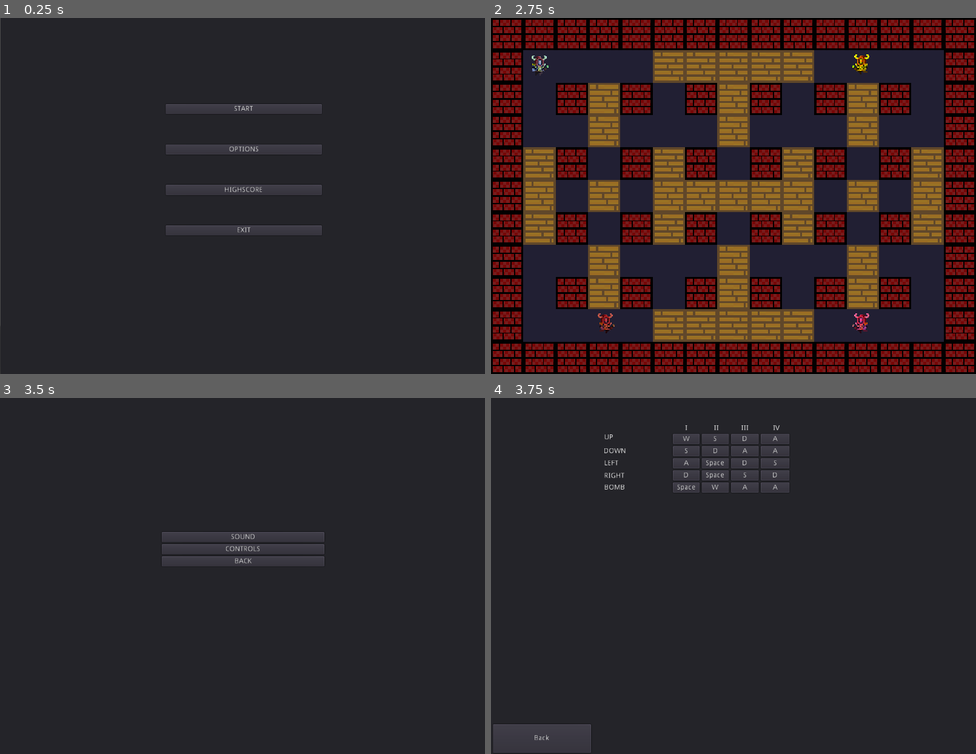
Above: before the commit, frames 1-4 (two rows, left to right).
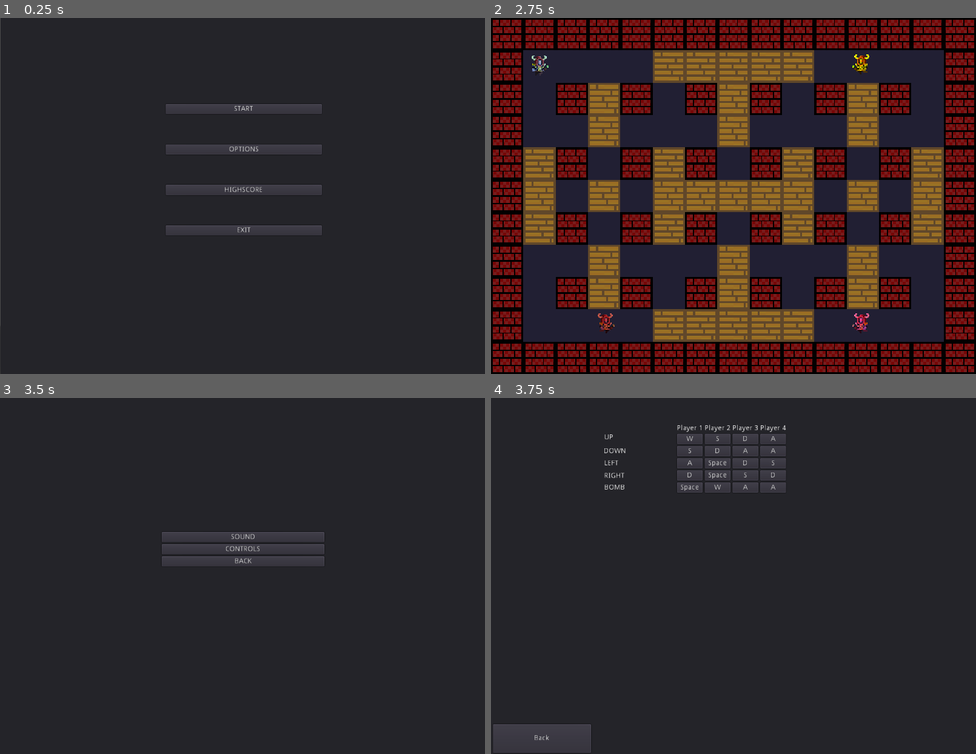
Above: after the commit, the same moments.

Repository: DominikWolek/bomber-game
Game: Godot game, scene res://GUI/Main Scene/MainMenuScene.tscn
Two runs of this game, one before a commit and one after it. Both use one fixed random seed, a clock stepped at 60 frames per second and the inputs below.
Inputs:
- Up to frame 1 (0.25 s): no input
- Up to frame 2 (2.75 s): click "START" at 0.5 s; click "Next" at 1.25 s; click "Next" at 2 s
- Up to frame 3 (3.5 s): click "Back" at 2.75 s
- Up to frame 4 (3.75 s): click "CONTROLS" at 3.5 s

Frames 1-3 are identical in both runs. In frame 4, 0.8% of the frame differs, in the area x 37-62%, y 7-27%.

Commit message:
Revert "Changed PlayerX to roman numbers"
This reverts commit 1e16aebc3e6686a4b01a21d886fbf9487d306d79.

Diff:
--- a/Bomberman/GUI/Options/Control Options/ControlsSettings.tscn
+++ b/Bomberman/GUI/Options/Control Options/ControlsSettings.tscn
@@ -146,19 +146,20 @@
 script = SubResource( 1 )
 
 [node name="P1Container" type="VBoxContainer" parent="Panel/HBoxContainer"]
-margin_left = 365.0
-margin_right = 418.0
+editor/display_folded = true
+margin_left = 373.0
+margin_right = 424.0
 margin_bottom = 559.0
 script = SubResource( 2 )
 
 [node name="Label" type="Label" parent="Panel/HBoxContainer/P1Container"]
-margin_right = 53.0
+margin_right = 51.0
 margin_bottom = 14.0
-text = "      I      "
+text = "Player 1"
 
 [node name="UP" type="Button" parent="Panel/HBoxContainer/P1Container"]
 margin_top = 18.0
-margin_right = 53.0
+margin_right = 51.0
 margin_bottom = 38.0
 focus_mode = 0
 enabled_focus_mode = 0
@@ -166,7 +167,7 @@
 
 [node name="DOWN" type="Button" parent="Panel/HBoxContainer/P1Container"]
 margin_top = 42.0
-margin_right = 53.0
+margin_right = 51.0
 margin_bottom = 62.0
 focus_mode = 0
 enabled_focus_mode = 0
@@ -174,7 +175,7 @@
 
 [node name="LEFT" type="Button" parent="Panel/HBoxContainer/P1Container"]
 margin_top = 66.0
-margin_right = 53.0
+margin_right = 51.0
 margin_bottom = 86.0
 focus_mode = 0
 enabled_focus_mode = 0
@@ -182,7 +183,7 @@
 
 [node name="RIGHT" type="Button" parent="Panel/HBoxContainer/P1Container"]
 margin_top = 90.0
-margin_right = 53.0
+margin_right = 51.0
 margin_bottom = 110.0
 focus_mode = 0
 enabled_focus_mode = 0
@@ -190,26 +191,27 @@
 
 [node name="BOMB" type="Button" parent="Panel/HBoxContainer/P1Container"]
 margin_top = 114.0
-margin_right = 53.0
+margin_right = 51.0
 margin_bottom = 134.0
 focus_mode = 0
 enabled_focus_mode = 0
 script = ExtResource( 5 )
 
 [node name="P2Container" type="VBoxContainer" parent="Panel/HBoxContainer"]
-margin_left = 422.0
-margin_right = 476.0
+editor/display_folded = true
+margin_left = 428.0
+margin_right = 479.0
 margin_bottom = 559.0
 script = SubResource( 3 )
 
 [node name="Label" type="Label" parent="Panel/HBoxContainer/P2Container"]
-margin_right = 54.0
+margin_right = 51.0
 margin_bottom = 14.0
-text = "      II     "
+text = "Player 2"
 
 [node name="UP" type="Button" parent="Panel/HBoxContainer/P2Container"]
 margin_top = 18.0
-margin_right = 54.0
+margin_right = 51.0
 margin_bottom = 38.0
 focus_mode = 0
 enabled_focus_mode = 0
@@ -217,7 +219,7 @@
 
 [node name="DOWN" type="Button" parent="Panel/HBoxContainer/P2Container"]
 margin_top = 42.0
-margin_right = 54.0
+margin_right = 51.0
 margin_bottom = 62.0
 focus_mode = 0
 enabled_focus_mode = 0
@@ -225,7 +227,7 @@
 
 [node name="LEFT" type="Button" parent="Panel/HBoxContainer/P2Container"]
 margin_top = 66.0
-margin_right = 54.0
+margin_right = 51.0
 margin_bottom = 86.0
 focus_mode = 0
 enabled_focus_mode = 0
@@ -233,7 +235,7 @@
 
 [node name="RIGHT" type="Button" parent="Panel/HBoxContainer/P2Container"]
 margin_top = 90.0
-margin_right = 54.0
+margin_right = 51.0
 margin_bottom = 110.0
 focus_mode = 0
 enabled_focus_mode = 0
@@ -241,7 +243,7 @@
 
 [node name="BOMB" type="Button" parent="Panel/HBoxContainer/P2Container"]
 margin_top = 114.0
-margin_right = 54.0
+margin_right = 51.0
 margin_bottom = 134.0
 focus_mode = 0
 enabled_focus_mode = 0
@@ -249,19 +251,19 @@
 
 [node name="P3Container" type="VBoxContainer" parent="Panel/HBoxContainer"]
 editor/display_folded = true
-margin_left = 480.0
-margin_right = 535.0
+margin_left = 483.0
+margin_right = 534.0
 margin_bottom = 559.0
 script = SubResource( 4 )
 
 [node name="Label" type="Label" parent="Panel/HBoxContainer/P3Container"]
-margin_right = 55.0
+margin_right = 51.0
 margin_bottom = 14.0
-text = "     III     "
+text = "Player 3"
 
 [node name="UP" type="Button" parent="Panel/HBoxContainer/P3Container"]
 margin_top = 18.0
-margin_right = 55.0
+margin_right = 51.0
 margin_bottom = 38.0
 focus_mode = 0
 enabled_focus_mode = 0
@@ -269,7 +271,7 @@
 
 [node name="DOWN" type="Button" parent="Panel/HBoxContainer/P3Container"]
 margin_top = 42.0
-margin_right = 55.0
+margin_right = 51.0
 margin_bottom = 62.0
 focus_mode = 0
 enabled_focus_mode = 0
@@ -277,7 +279,7 @@
 
 [node name="LEFT" type="Button" parent="Panel/HBoxContainer/P3Container"]
 margin_top = 66.0
-margin_right = 55.0
+margin_right = 51.0
 margin_bottom = 86.0
 focus_mode = 0
 enabled_focus_mode = 0
@@ -285,7 +287,7 @@
 
 [node name="RIGHT" type="Button" parent="Panel/HBoxContainer/P3Container"]
 margin_top = 90.0
-margin_right = 55.0
+margin_right = 51.0
 margin_bottom = 110.0
 focus_mode = 0
 enabled_focus_mode = 0
@@ -293,26 +295,27 @@
 
 [node name="BOMB" type="Button" parent="Panel/HBoxContainer/P3Container"]
 margin_top = 114.0
-margin_right = 55.0
+margin_right = 51.0
 margin_bottom = 134.0
 focus_mode = 0
 enabled_focus_mode = 0
 script = ExtResource( 5 )
 
 [node name="P4Container" type="VBoxContainer" parent="Panel/HBoxContainer"]
-margin_left = 539.0
-margin_right = 596.0
+editor/display_folded = true
+margin_left = 538.0
+margin_right = 589.0
 margin_bottom = 559.0
 script = SubResource( 5 )
 
 [node name="Label" type="Label" parent="Panel/HBoxContainer/P4Container"]
-margin_right = 57.0
+margin_right = 51.0
 margin_bottom = 14.0
-text = "      IV     "
+text = "Player 4"
 
 [node name="UP" type="Button" parent="Panel/HBoxContainer/P4Container"]
 margin_top = 18.0
-margin_right = 57.0
+margin_right = 51.0
 margin_bottom = 38.0
 focus_mode = 0
 enabled_focus_mode = 0
@@ -320,7 +323,7 @@
 
 [node name="DOWN" type="Button" parent="Panel/HBoxContainer/P4Container"]
 margin_top = 42.0
-margin_right = 57.0
+margin_right = 51.0
 margin_bottom = 62.0
 focus_mode = 0
 enabled_focus_mode = 0
@@ -328,7 +331,7 @@
 
 [node name="LEFT" type="Button" parent="Panel/HBoxContainer/P4Container"]
 margin_top = 66.0
-margin_right = 57.0
+margin_right = 51.0
 margin_bottom = 86.0
 focus_mode = 0
 enabled_focus_mode = 0
@@ -336,7 +339,7 @@
 
 [node name="RIGHT" type="Button" parent="Panel/HBoxContainer/P4Container"]
 margin_top = 90.0
-margin_right = 57.0
+margin_right = 51.0
 margin_bottom = 110.0
 focus_mode = 0
 enabled_focus_mode = 0
@@ -344,7 +347,7 @@
 
 [node name="BOMB" type="Button" parent="Panel/HBoxContainer/P4Container"]
 margin_top = 114.0
-margin_right = 57.0
+margin_right = 51.0
 margin_bottom = 134.0
 focus_mode = 0
 enabled_focus_mode = 0
